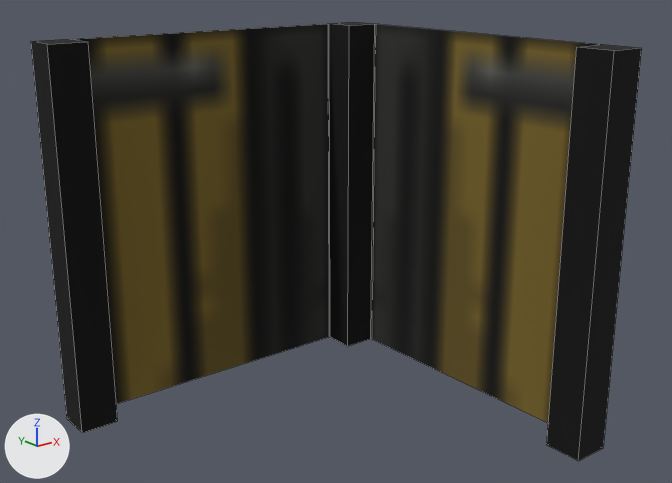
Renders of the OBJ model Models/Walls/Wall1/SW.obj from each side of a commit.
Before and after are seen from a 50 mm lens placed at (-2.69, -3.44, 1.42), pointed at (0.07, 0.01, 0.04). Every picture has the same lights, and +X, +Y and +Z are marked at lower left. The first picture is the older version. Mesh edges are drawn as thin lines. Where no turn or scale is listed for an object, it has been applied to the vertices. Vertices at exactly the same position are counted once.

In view in the first picture: 'E', 'N', 'NE', 'NW', 'SE'.
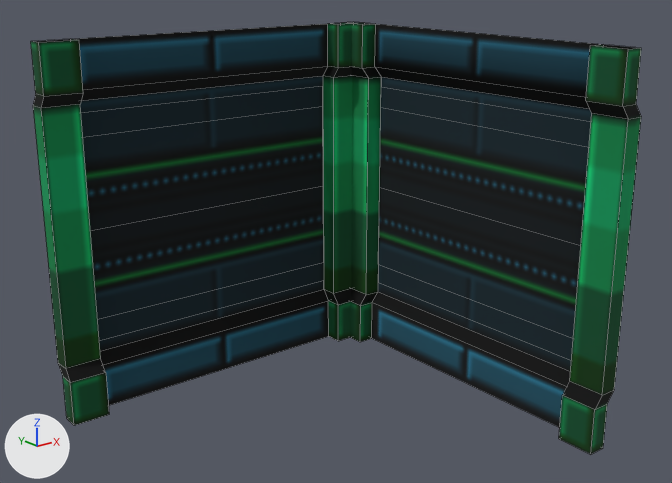
Boxes (x1, y1, x2, y2) around the edits, measured in the pictures (672 x 483 px):
'N', reshaped (30% wider, 6% taller)
    before: (73, 24, 330, 404)
    after: (31, 22, 365, 426)
'E', reshaped (30% wider, 8% taller)
    before: (370, 24, 600, 423)
    after: (341, 22, 641, 454)
'SE', deleted
    before: (546, 45, 641, 461)
'NW', deleted
    before: (31, 39, 117, 433)
'NE', deleted
    before: (329, 22, 374, 346)

The change, as a diff of the scene's bpy script:
```diff
--- a/Models/Walls/Wall1/SW.obj.py
+++ b/Models/Walls/Wall1/SW.obj.py
@@ img_newwalltexture1_png @@
+img_newwalltexture1_png = load_image('NewWallTexture1.png', 'NewWallTexture1.png', 128, 128, 'sRGB')
@@ mat_m_8f18cf77_3786_8aaa_c5f5_a5c595de131f @@
+mat_m_8f18cf77_3786_8aaa_c5f5_a5c595de131f = principled_material('m_8f18cf77-3786-8aaa-c5f5-a5c595de131f')
+mat_m_8f18cf77_3786_8aaa_c5f5_a5c595de131f.texture = img_newwalltexture1_png
+mat_m_8f18cf77_3786_8aaa_c5f5_a5c595de131f.roughness = 1.0
@@ me_e @@
 # used by ob_e; location = (0.0, 0.0, 0.0)
-me_e.from_pydata(...)  # 4 vertices, 1 face; spans x 0.99, y -0.8..0.8, z -1.0..1.0
-me_e.materials.append(mat_m_365873e8_e903_df85_dd86_8b54911b9c89)  # picture img_walltexture_png
+me_e.from_pydata(...)  # 58 vertices, 50 faces; spans x 0.9..1.05, y -1.0..1.0, z -1.0..1.0
+# me_e part 1: the whole mesh is rebuilt
+me_e.materials.append(mat_m_8f18cf77_3786_8aaa_c5f5_a5c595de131f)  # picture img_newwalltexture1_png
@@ me_n @@
 # used by ob_n; location = (0.0, 0.0, 0.0)
-me_n.from_pydata(...)  # 4 vertices, 1 face; spans x -0.8..0.8, y 0.99, z -1.0..1.0
-me_n.materials.append(mat_m_365873e8_e903_df85_dd86_8b54911b9c89)  # picture img_walltexture_png
+me_n.from_pydata(...)  # 58 vertices, 50 faces; spans x -1.0..1.0, y 0.9..1.05, z -1.0..1.0
+# me_n part 2: the whole mesh is rebuilt
+me_n.materials.append(mat_m_8f18cf77_3786_8aaa_c5f5_a5c595de131f)  # picture img_newwalltexture1_png
@@ ob_ne @@
-ob_ne = bpy.data.objects.new('NE', me_ne)
-ob_ne.location = (0.0, 0.0, 0.0)
@@ ob_nw @@
-ob_nw = bpy.data.objects.new('NW', me_nw)
-ob_nw.location = (0.0, 0.0, 0.0)
@@ ob_se @@
-ob_se = bpy.data.objects.new('SE', me_se)
-ob_se.location = (0.0, 0.0, 0.0)
```
